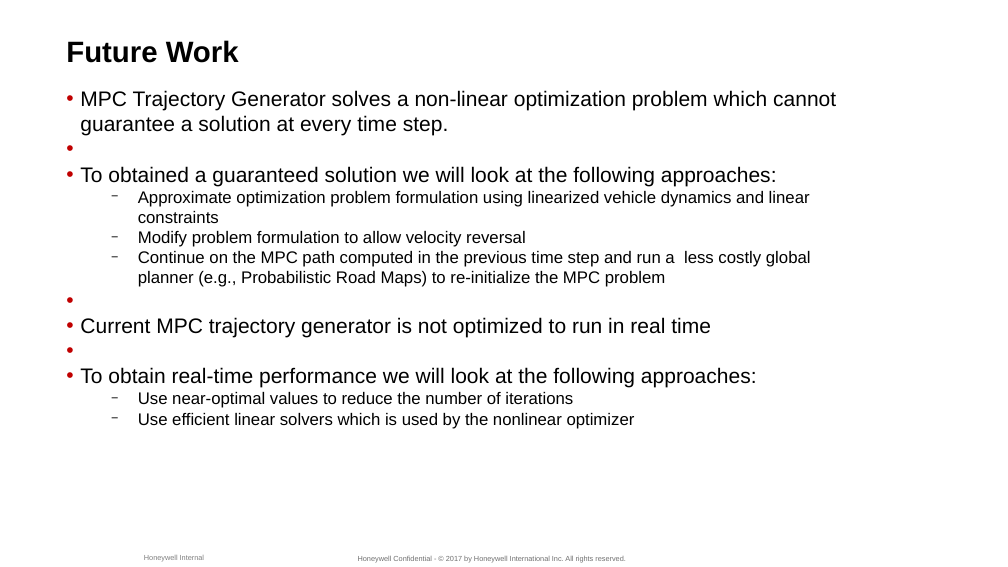
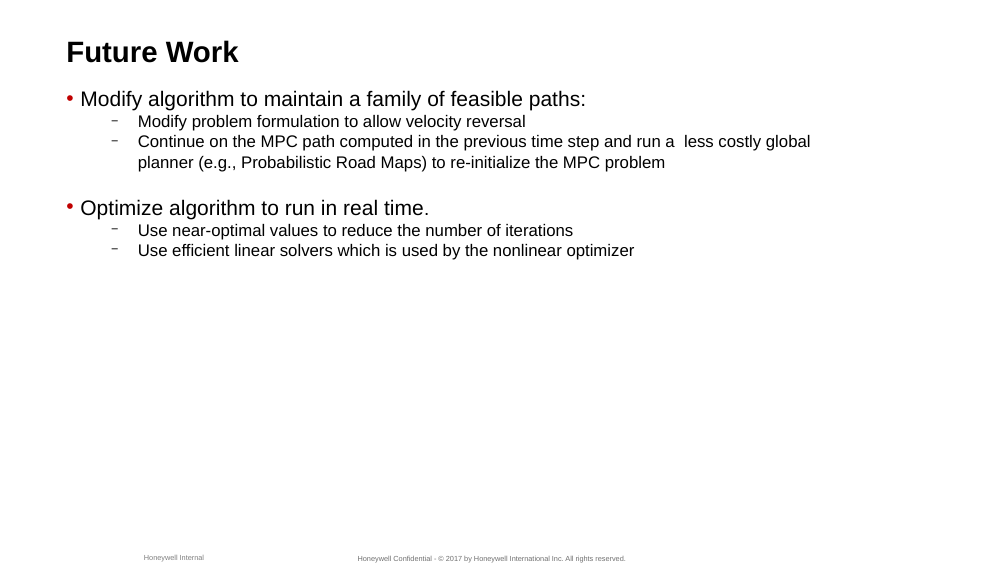
Before and after one commit to suvoganguli/TrajGen, a slide deck: slide 10 of slides/Final Review - Trajectory Generation.pptx (slide 8 before the commit). Drawn at 1008x567 pixels with LibreOffice and Linux fonts; fonts in the diff are those of the drawing; background and template pictures are left out. Boxes give left, top, right and bottom in pixels: in the first picture for what was removed or moved away, otherwise in the second. Text is boxed around its words. In the diff, an @@ line names an element or a change of style, - is before the commit and + after.

```diff
--- a/slides/Final Review - Trajectory Generation.pptx
+++ b/slides/Final Review - Trajectory Generation.pptx
@@ text at [80, 90, 586, 111]: text changed @@
-• MPC Trajectory Generator solves a non-linear optimization problem which cannot guarantee a solution at every time step.
-• To obtained a guaranteed solution we will look at the following approaches:
-  − Approximate optimization problem formulation using linearized vehicle dynamics and linear constraints
+• Modify algorithm to maintain a family of feasible paths:
@@ text at [80, 199, 424, 219]: text changed @@
-• Current MPC trajectory generator is not optimized to run in real time
-• To obtain real-time performance we will look at the following approaches:
+• Optimize algorithm to run in real time.
```
Also in this commit, not shown: 6 other slides changed, 2 slides added, 3 slides removed.
